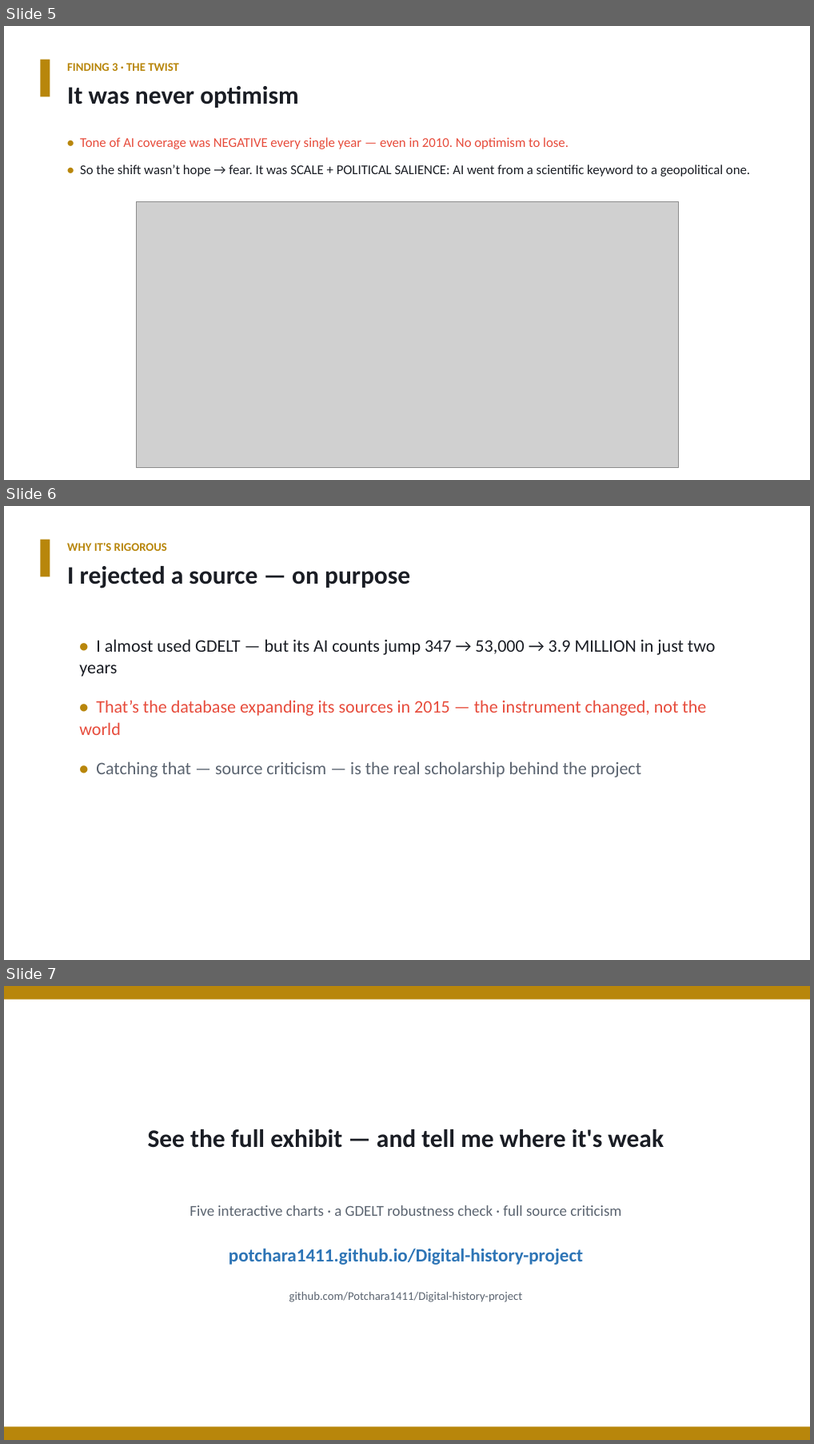
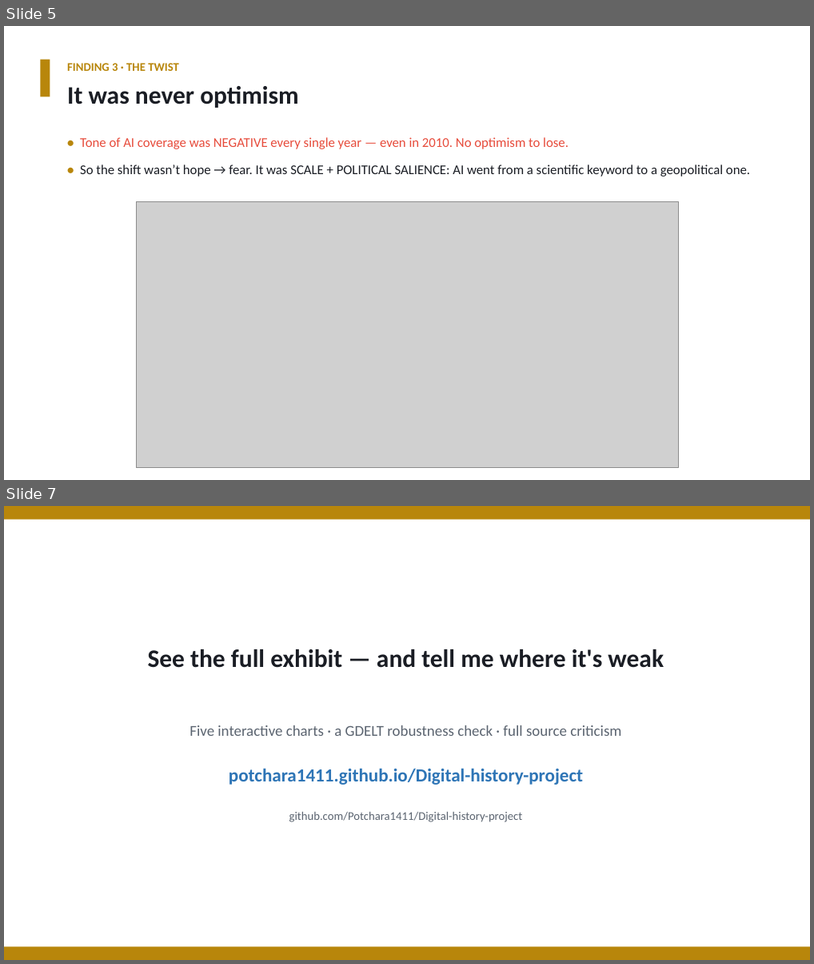
Before and after one commit to Potchara1411/Digital-history-project, a slide deck: ai_discourse_4min.pptx. Shown one above the other, each under a label of ours: slides 5, 6 and 7 before the commit, slides 5 and 7 after it; the slides between them are not shown. The pictures are 814x1444 and 814x964 pixels, drawn with LibreOffice and Linux fonts; fonts in the diff are those of the drawing; grey boxes stand for pictures. Boxes give left, top, right and bottom in pixels: in the first picture for what was removed or moved away, otherwise in the second. Text is boxed around its words. In the diff, an @@ line names an element or a change of style, - is before the commit and + after.

```diff
--- a/ai_discourse_4min.pptx
+++ b/ai_discourse_4min.pptx
@@ slide 6 removed at (x1=4, y1=506, x2=810, y2=960), background #FFFFFF @@
@@ rectangle removed at (x1=40, y1=540, x2=50, y2=576) @@
@@ text removed at (x1=67, y1=543, x2=167, y2=551) @@
-WHY IT'S RIGOROUS
@@ text removed at (x1=67, y1=566, x2=410, y2=588) @@
-I rejected a source — on purpose
@@ text removed at (x1=79, y1=639, x2=716, y2=777) @@
-• I almost used GDELT — but its AI counts jump 347 → 53,000 → 3.9 MILLION in just two years
-• That’s the database expanding its sources in 2015 — the instrument changed, not the world
-• Catching that — source criticism — is the real scholarship behind the project
```
Also in this commit, not shown: 1 slide added, 2 other files.
